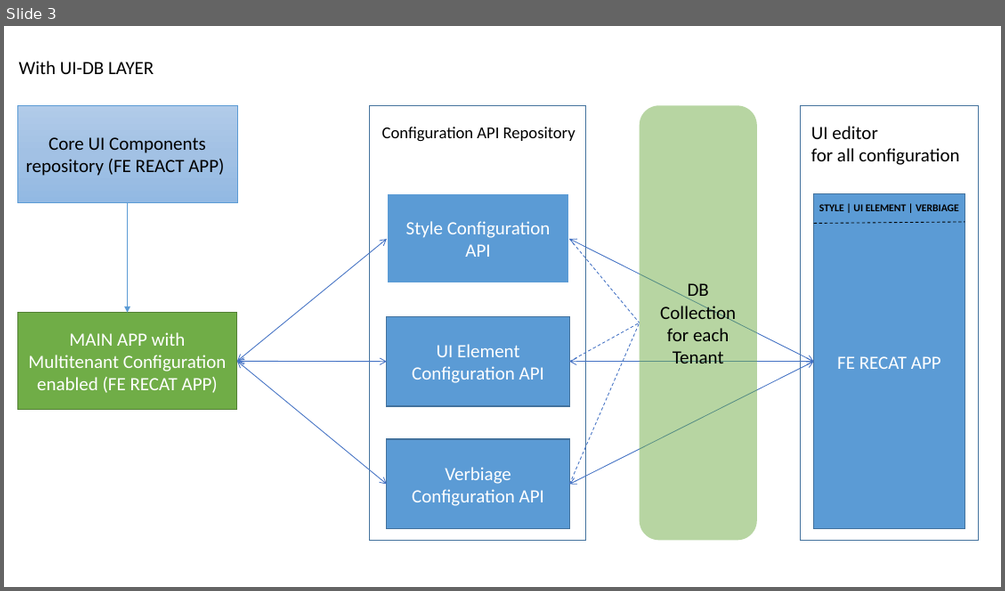
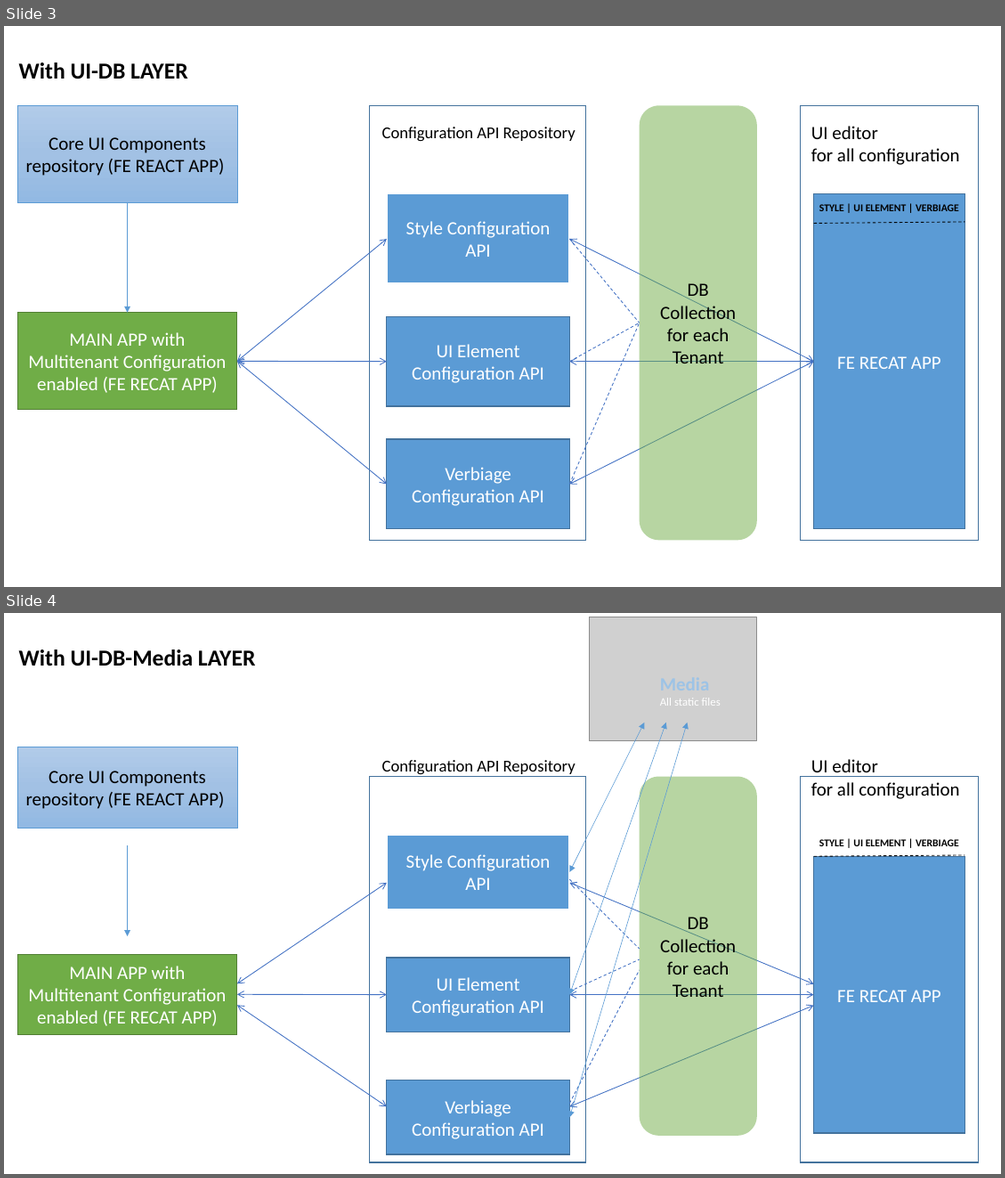
Before and after one commit to Sandeep821/Multi-Tenant-React-App, a slide deck: docs/MultiTenant App.pptx. Shown one above the other, each under a label of ours: slide 3 before the commit, slides 3 and 4 after it. The pictures are 1005x591 and 1005x1178 pixels, drawn with LibreOffice and Linux fonts; fonts in the diff are those of the drawing; grey boxes stand for pictures. Boxes give left, top, right and bottom in pixels: in the first picture for what was removed or moved away, otherwise in the second. Text is boxed around its words. In the diff, an @@ line names an element or a change of style, - is before the commit and + after.

```diff
--- a/docs/MultiTenant App.pptx
+++ b/docs/MultiTenant App.pptx
@@ slide 4 added at [4, 613, 1001, 1174], background #FFFFFF @@
@@ picture added at [589, 617, 757, 741] @@
@@ text added at [19, 649, 255, 666], 22 pt, text #000000, bold @@
+With UI-DB-Media LAYER
@@ text added at [660, 698, 720, 706], 11 pt, text #FFFFFF @@
+All static files
@@ double arrow added from (569, 872) to (644, 722), #5B9BD5 0.5 pt @@
@@ double arrow added from (569, 995) to (666, 722), #5B9BD5 0.5 pt @@
@@ double arrow added from (569, 1117) to (688, 722), #5B9BD5 0.5 pt @@
@@ rectangle added at [17, 747, 237, 827], fill gradient #B1CBE9 to #A3C1E5 to #93B9E4, outline #5B9BD5 0.5 pt, 18 pt, text #000000 @@
+Core UI Components repository (FE REACT APP)
@@ text added at [382, 760, 575, 777], 16 pt, text #000000 @@
+Configuration API Repository
@@ text added at [811, 759, 959, 799], 18 pt, text #000000 @@
+UI editor
+for all configuration
@@ rectangle added at [370, 777, 586, 1163], outline #43739E 1 pt @@
@@ rounded rectangle added at [639, 777, 757, 1135], fill #70AD47 at 50% opacity, 18 pt, text #000000 @@
+DB Collection for each Tenant
@@ rectangle added at [800, 777, 979, 1163], outline #43739E 1 pt @@
@@ arrow added from (128, 845) to (128, 936), #5B9BD5 0.5 pt @@
@@ rectangle added at [387, 835, 570, 909], fill #5B9BD5, outline #FFFFFF 1.5 pt, 18 pt, text #FFFFFF @@
+Style Configuration API
@@ text added at [819, 839, 959, 846], 10 pt, text #000000, bold @@
+STYLE | UI ELEMENT | VERBIAGE
@@ line added from (569, 879) to (639, 949), #4472C4 0.75 pt dashed @@
@@ rectangle added at [814, 856, 965, 1133], fill #5B9BD5, outline #43739E 1 pt, 18 pt, text #FFFFFF @@
+FE RECAT APP
@@ line added from (814, 856) to (965, 855), #000000 0.75 pt dashed @@
@@ double arrow added from (237, 984) to (387, 883), #4472C4 0.75 pt @@
@@ double arrow added from (569, 883) to (814, 984), #4472C4 0.75 pt @@
@@ rectangle added at [17, 954, 237, 1034], fill #70AD47, outline #538035 1 pt, 18 pt, text #FFFFFF @@
+MAIN APP with Multitenant Configuration enabled (FE RECAT APP)
@@ rectangle added at [387, 957, 570, 1032], fill #5B9BD5, outline #43739E 1 pt, 18 pt, text #FFFFFF @@
+UI Element Configuration API
@@ line added from (569, 991) to (639, 959), #4472C4 0.75 pt dashed @@
@@ line added from (569, 1103) to (639, 970), #4472C4 0.75 pt dashed @@
@@ double arrow added from (237, 995) to (387, 995), #4472C4 0.75 pt @@
@@ double arrow added from (237, 1005) to (387, 1107), #4472C4 0.75 pt @@
@@ double arrow added from (569, 995) to (814, 995), #4472C4 0.75 pt @@
@@ double arrow added from (814, 1005) to (569, 1107), #4472C4 0.75 pt @@
@@ rectangle added at [387, 1080, 570, 1154], fill #5B9BD5, outline #43739E 1 pt, 18 pt, text #FFFFFF @@
+Verbiage Configuration API
@@ slide 3 changed as well @@
@@ text "With UI-DB LAYER" at [19, 62, 187, 79]: size 18 to 22 pt, bold on @@
```
Also in this commit, not shown: 5 other slides changed.
